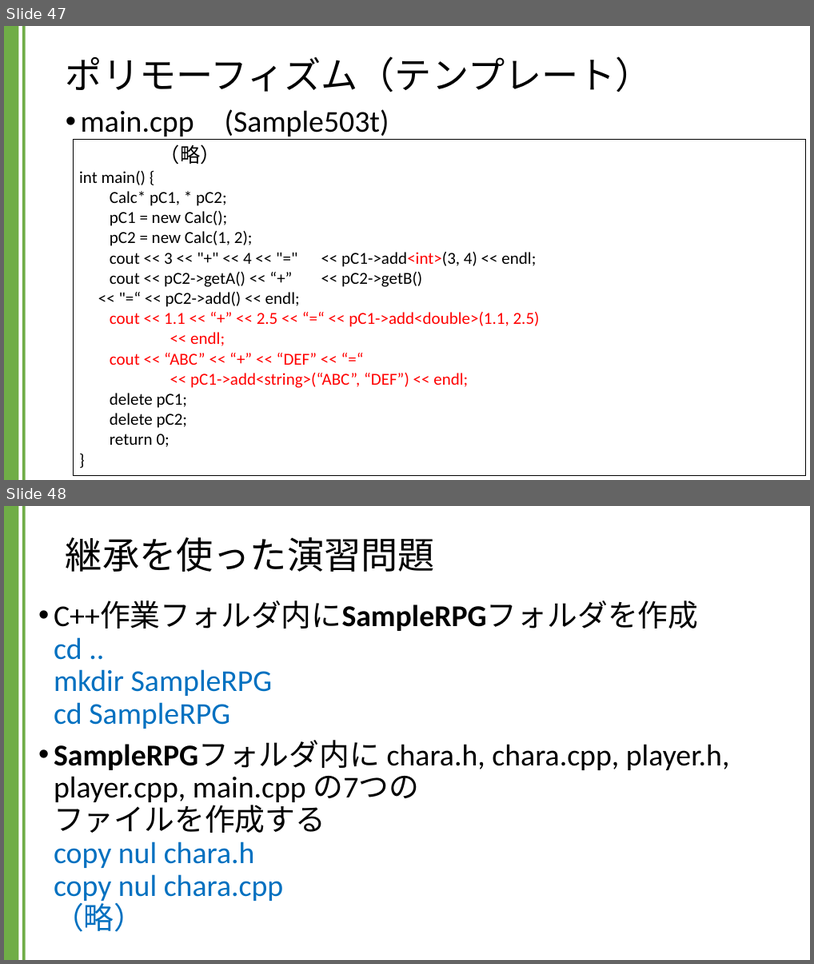
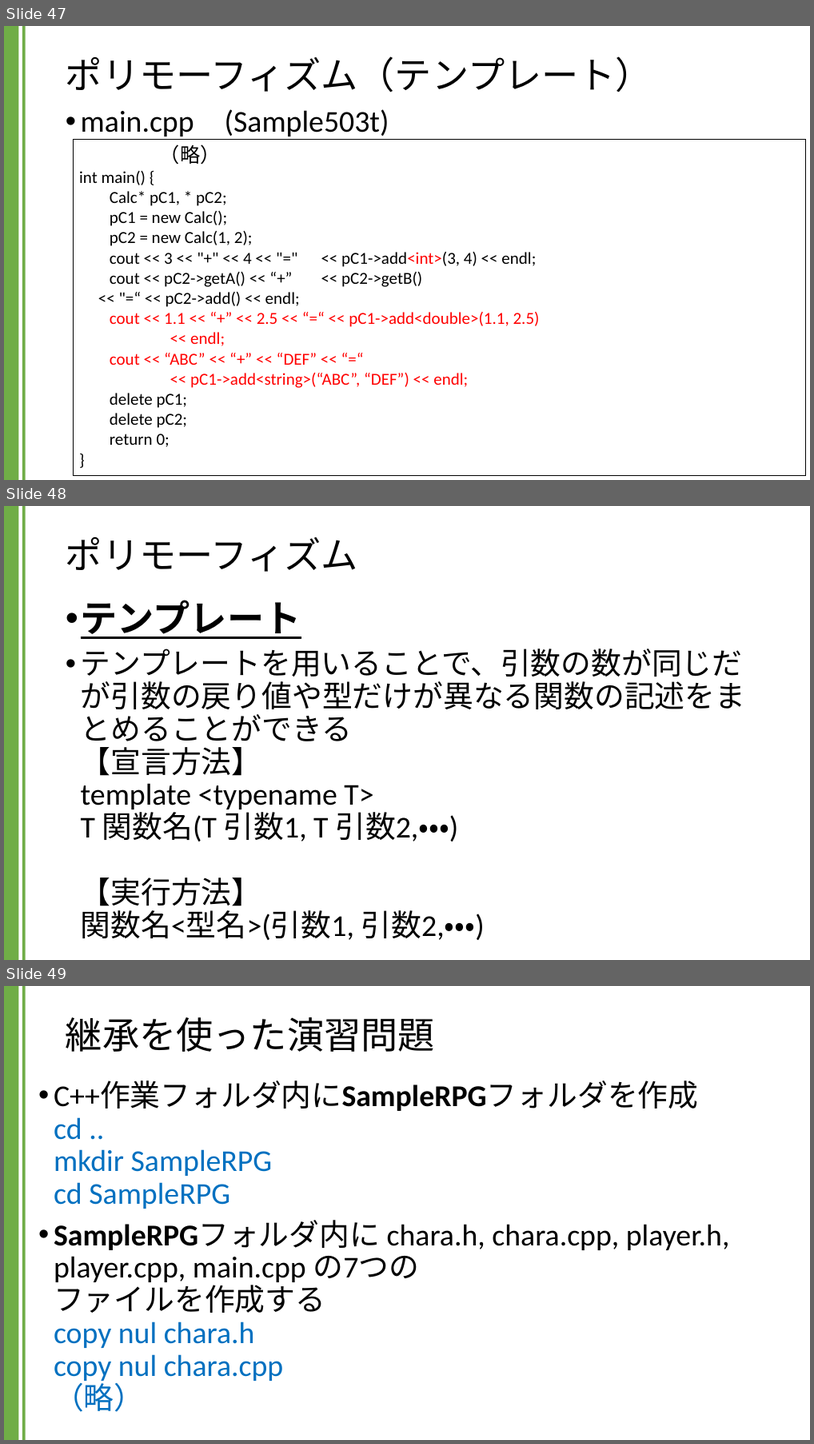
Before and after one commit to kic-murata/cpp2024, a slide deck: 授業資料/講義資料：継承とポリモーフィズム.pptx. Shown one above the other, each under a label of ours: slides 47 and 48 before the commit, slides 47, 48 and 49 after it. The pictures are 814x964 and 814x1444 pixels, drawn with LibreOffice and Linux fonts; fonts in the diff are those of the drawing. Boxes give left, top, right and bottom in pixels: in the first picture for what was removed or moved away, otherwise in the second. Text is boxed around its words. In the diff, an @@ line names an element or a change of style, - is before the commit and + after.

```diff
--- a/授業資料/講義資料：継承とポリモーフィズム.pptx
+++ b/授業資料/講義資料：継承とポリモーフィズム.pptx
@@ slide 48 added at [4, 506, 810, 960], background #FFFFFF; not listed: 2 template elements that a slide beside it also shows @@
@@ title added at [66, 537, 358, 572], 44 pt, text #000000 @@
+ポリモーフィズム
@@ text added at [81, 600, 746, 940], 36 pt, text #000000 @@
+• テンプレート
+• テンプレートを用いることで、引数の数が同じだが引数の戻り値や型だけが異なる関数の記述をまとめることができる
+  【宣言方法】
+  template <typename T>
+  T 関数名(T 引数1, T 引数2,・・・)
+  【実行方法】
+  関数名<型名>(引数1, 引数2,・・・)
@@ what was slide 48 is now slide 49 @@
```
Also in this commit, not shown: 1 slide changed.
